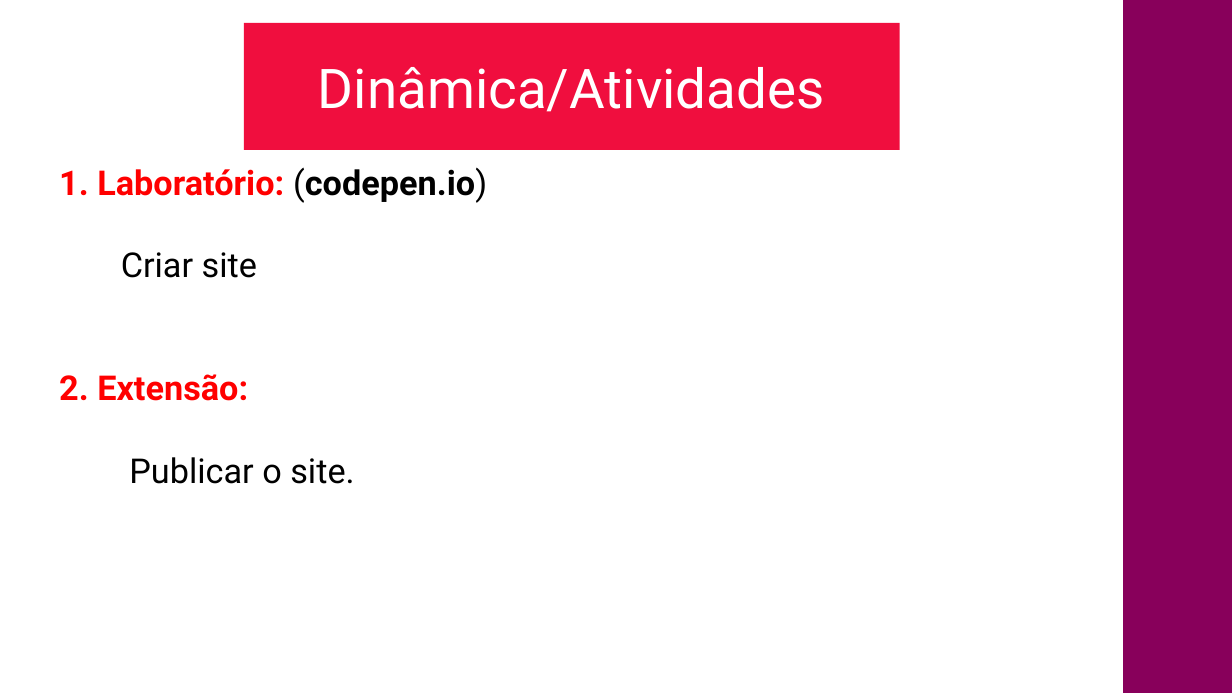
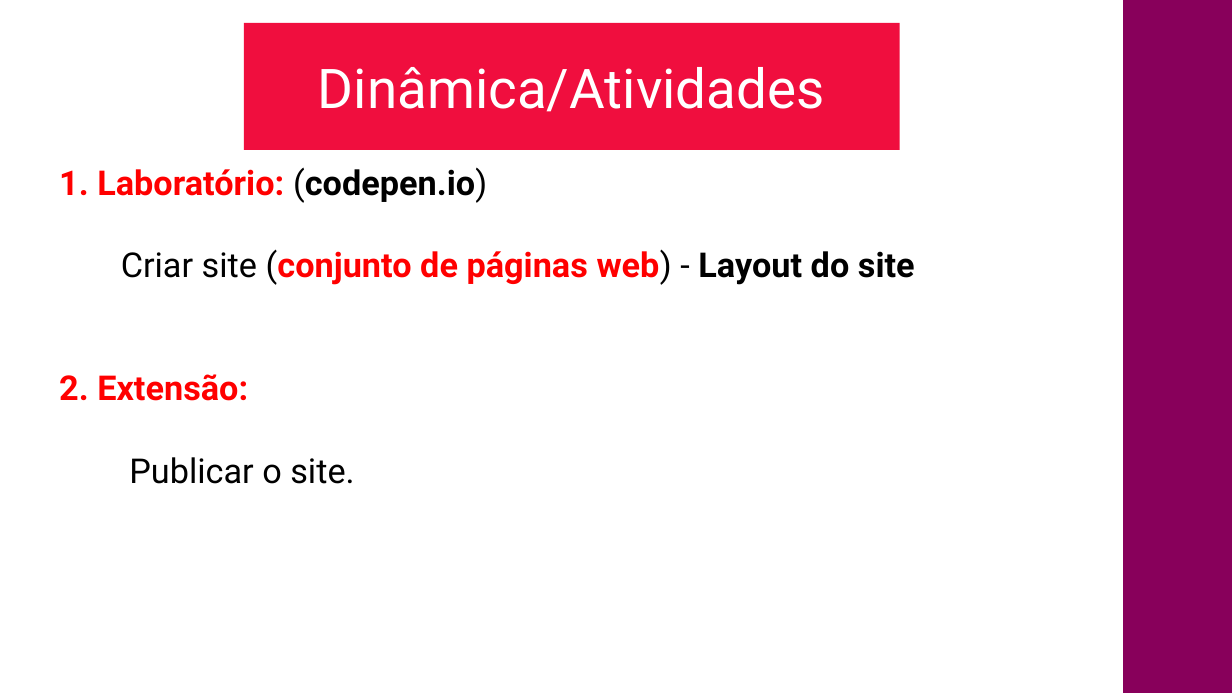
Before and after one commit to CloudEducationBrazil/nidyduqswyden, a slide deck: slide 8 of 01 Classes/Aula03- Internet HTML - Parte 2.pptx (slide 7 before the commit). Drawn at 1232x693 pixels with LibreOffice and Linux fonts; fonts in the diff are those of the drawing; background and template pictures are left out. Boxes give left, top, right and bottom in pixels: in the first picture for what was removed or moved away, otherwise in the second. Text is boxed around its words. In the diff, an @@ line names an element or a change of style, - is before the commit and + after.

```diff
--- a/01 Classes/Aula03- Internet HTML - Parte 2.pptx
+++ b/01 Classes/Aula03- Internet HTML - Parte 2.pptx
@@ text at (x1=121, y1=249, x2=915, y2=285): text changed; bold on @@
-Criar site
+Criar site (conjunto de páginas web) - Layout do site
```
Also in this commit, not shown: 2 other slides changed, 1 slide added, 3 other files.
